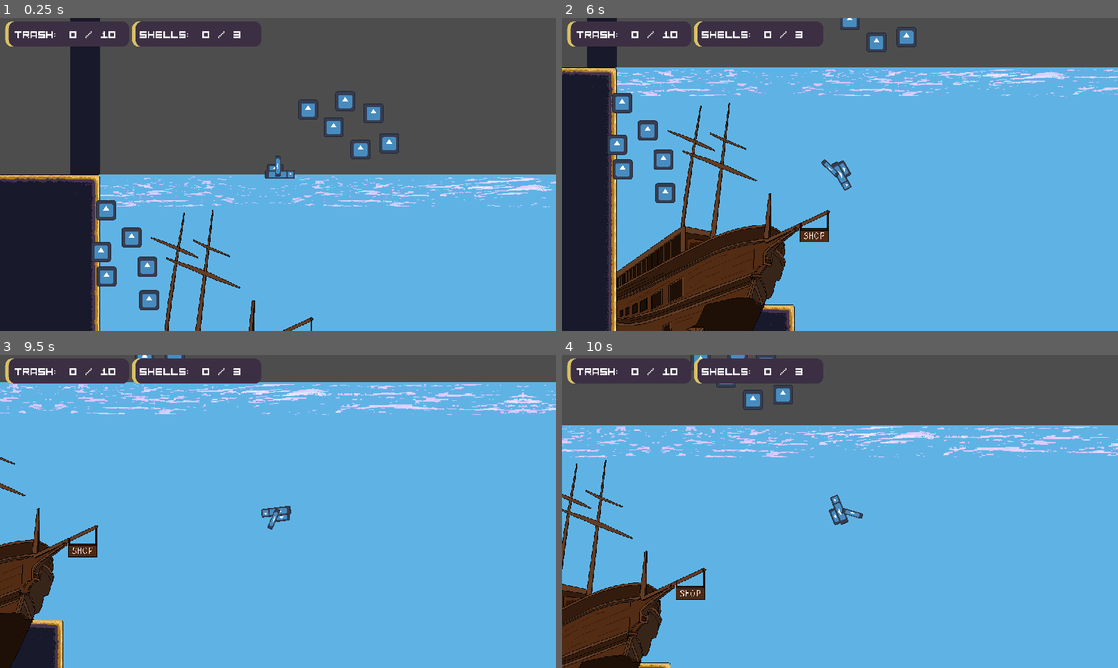
Above: before the commit, frames 1-4 (two rows, left to right).
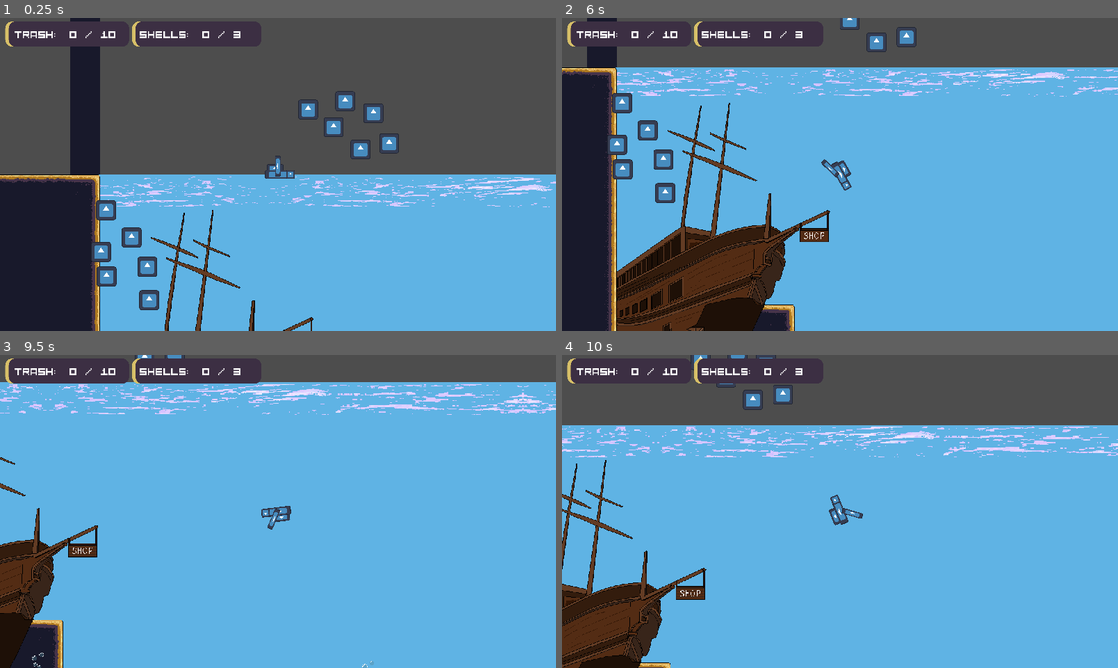
Above: after the commit, the same moments.

Repository: MDSErikaFF/GDV210_GamesForImpact
Game: Godot game, scene res://Scenes/Levels/test_level.tscn
The game is run twice, just before and just after one commit, with the same random seed, the same clock (stepped at 60 frames per second) and the same inputs. The engine's default icon, where the game draws it, is replaced by a stand-in: a white triangle on a blue panel in a dark square.
Inputs (mouse positions are in pixels of both pictures, inside the frame that each line leads up to):
- Up to frame 1 (0.25 s): no input
- Up to frame 2 (6 s): move the mouse to (962, 158) at 0.52 s; hold D (Right) 0.53-1.28 s; tap P (ActivatePollution) every 1.5 s from 0.6 to 5.1 s; move the mouse to (728, 190) at 1.27 s; hold S (Down) 1.28-2.03 s; click (728, 190) at 1.35 s; move the mouse to (895, 105) at 2.02 s; hold D (Right) 2.03-2.78 s; move the mouse to (812, 237) at 2.77 s; hold W (Up) 2.78-3.53 s; click (812, 237) at 2.85 s; move the mouse to (1006, 221) at 3.52 s; hold A (Left) 3.53-5.03 s; move the mouse to (673, 127) at 4.27 s; click (673, 127) at 4.35 s; move the mouse to (867, 174) at 5.02 s; hold S (Down) 5.03-5.78 s; move the mouse to (756, 96) at 5.77 s; hold D (Right) from 5.78 s (still down); click (756, 96) at 5.85 s
- Up to frame 3 (9.5 s): move the mouse to (400, 495) at 6.52 s; release D (Right) at 6.53 s; hold W (Up) 6.53-7.28 s; tap P (ActivatePollution) at 6.6, 8.1 s; move the mouse to (166, 527) at 7.27 s; hold D (Right) 7.28-8.03 s; click (166, 527) at 7.35 s; move the mouse to (333, 442) at 8.02 s; hold S (Down) 8.03-8.78 s; move the mouse to (250, 574) at 8.77 s; hold A (Left) from 8.78 s (still down); click (250, 574) at 8.85 s
- Up to frame 4 (10 s): move the mouse to (1006, 558) at 9.52 s; release A (Left) at 9.53 s; hold W (Up) from 9.53 s (still down); tap P (ActivatePollution) at 9.6 s

Frames 1-2 are identical in both runs. In frame 3, less than 0.1% of the frame differs, in the area x 5-68%, y 95-100%; in frame 4, nothing differs.

Commit message:
Bubbles!!

Diff:
--- a/gdv210_gamesforimpact/Scenes/Levels/test_level.tscn
+++ b/gdv210_gamesforimpact/Scenes/Levels/test_level.tscn
@@ -7,6 +7,106 @@
 [ext_resource type="SpriteFrames" uid="uid://ccn7gh5m8mdf8" path="res://Scripts/level/WaterFrames.tres" id="3_8qvt6"]
 [ext_resource type="PackedScene" uid="uid://u1yc2j4db2v6" path="res://Scenes/Entities/trash.tscn" id="3_alwin"]
 [ext_resource type="TileSet" uid="uid://y70j8mor0218" path="res://Scripts/level/CollisionOnTS.tres" id="4_u6t2i"]
+[ext_resource type="Texture2D" uid="uid://b3unkplg4uavc" path="res://Assets/Level/Bubbles/Bubbles11.png" id="5_ykj4p"]
+[ext_resource type="Texture2D" uid="uid://dd505d4704521" path="res://Assets/Level/Bubbles/Bubbles1.png" id="6_4jbr5"]
+[ext_resource type="Texture2D" uid="uid://jm7ceul4krol" path="res://Assets/Level/Bubbles/Bubbles2.png" id="7_31bwh"]
+[ext_resource type="Texture2D" uid="uid://cccfe1neieh07" path="res://Assets/Level/Bubbles/Bubbles3.png" id="8_snr6r"]
+[ext_resource type="Texture2D" uid="uid://c62dq13pdphfw" path="res://Assets/Level/Bubbles/Bubbles4.png" id="9_7akov"]
+[ext_resource type="Texture2D" uid="uid://bofcse40ihmt7" path="res://Assets/Level/Bubbles/Bubbles5.png" id="10_joa0p"]
+[ext_resource type="Texture2D" uid="uid://b3r5jyfsjqjnu" path="res://Assets/Level/Bubbles/Bubbles6.png" id="11_je14s"]
+[ext_resource type="Texture2D" uid="uid://jwvbdam448a5" path="res://Assets/Level/Bubbles/Bubbles7.png" id="12_bnhs7"]
+[ext_resource type="Texture2D" uid="uid://csleog5xlcj6x" path="res://Assets/Level/Bubbles/Bubbles8.png" id="13_fdjfk"]
+[ext_resource type="Texture2D" uid="uid://d3vo7xjytedta" path="res://Assets/Level/Bubbles/Bubbles9.png" id="14_q3rls"]
+[ext_resource type="Texture2D" uid="uid://crlia7mf1mn65" path="res://Assets/Level/Bubbles/Bubbles10.png" id="15_e7joi"]
+
+[sub_resource type="SpriteFrames" id="SpriteFrames_v5gbr"]
+animations = [{
+"frames": [{
+"duration": 1.0,
+"texture": ExtResource("5_ykj4p")
+}, {
+"duration": 1.0,
+"texture": ExtResource("6_4jbr5")
+}, {
+"duration": 1.0,
+"texture": ExtResource("7_31bwh")
+}, {
+"duration": 1.0,
+"texture": ExtResource("8_snr6r")
+}, {
+"duration": 1.0,
+"texture": ExtResource("9_7akov")
+}, {
+"duration": 1.0,
+"texture": ExtResource("10_joa0p")
+}, {
+"duration": 1.0,
+"texture": ExtResource("11_je14s")
+}, {
+"duration": 1.0,
+"texture": ExtResource("12_bnhs7")
+}, {
+"duration": 1.0,
+"texture": ExtResource("13_fdjfk")
+}, {
+"duration": 1.0,
+"texture": ExtResource("14_q3rls")
+}, {
+"duration": 1.0,
+"texture": ExtResource("15_e7joi")
+}, {
+"duration": 1.0,
+"texture": ExtResource("5_ykj4p")
+}, {
+"duration": 1.0,
+"texture": ExtResource("5_ykj4p")
+}, {
+"duration": 1.0,
+"texture": ExtResource("5_ykj4p")
+}, {
+"duration": 1.0,
+"texture": ExtResource("5_ykj4p")
+}, {
+"duration": 1.0,
+"texture": ExtResource("5_ykj4p")
+}, {
+"duration": 1.0,
+"texture": ExtResource("5_ykj4p")
+}, {
+"duration": 1.0,
+"texture": null
+}, {
+"duration": 1.0,
+"texture": null
+}, {
+"duration": 1.0,
+"texture": null
+}, {
+"duration": 1.0,
+"texture": null
+}, {
+"duration": 1.0,
+"texture": null
+}, {
+"duration": 1.0,
+"texture": null
+}, {
+"duration": 1.0,
+"texture": null
+}, {
+"duration": 1.0,
+"texture": null
+}, {
+"duration": 1.0,
+"texture": null
+}, {
+"duration": 1.0,
+"texture": null
+}],
+"loop": true,
+"name": &"default",
+"speed": 6.0
+}]
 
 [node name="TestLevel" type="Node2D"]
 
@@ -17,31 +117,6 @@
 tile_map_data = PackedByteArray("AAD6/wUAAgAHAAMAAAD6/wYAAgAHAAMAAAD6/wcAAgAHAAMAAAD6/wgAAgAHAAMAAAD7/wEAAgAHAAMAAAD7/w …(79632 unchanged characters)…
 tile_set = ExtResource("1_04crt")
 
-[node name="WavesCont" type="Node2D" parent="Level"]
-position = Vector2(358, 2)
-
-[node name="Waves" type="AnimatedSprite2D" parent="Level/WavesCont"]
-position = Vector2(125, 386)
-sprite_frames = ExtResource("3_8qvt6")
-autoplay = "default"
-
-[node name="Waves3" type="AnimatedSprite2D" parent="Level/WavesCont"]
-position = Vector2(2165, 384)
-sprite_frames = ExtResource("3_8qvt6")
-autoplay = "default"
-
-[node name="Waves2" type="AnimatedSprite2D" parent="Level/WavesCont"]
-position = Vector2(1144, 386)
-sprite_frames = ExtResource("3_8qvt6")
-autoplay = "default"
-flip_h = true
-
-[node name="Waves4" type="AnimatedSprite2D" parent="Level/WavesCont"]
-position = Vector2(-905, 386)
-sprite_frames = ExtResource("3_8qvt6")
-autoplay = "default"
-flip_h = true
-
 [node name="Level-DecorationsLayer" type="TileMapLayer" parent="Level"]
 tile_map_data = PackedByteArray("AAD6/wcAAAAJAAAAAAD6/wgAAAAJAAEAAAD6/wkAAAAJAAIAAAD7/wcAAAAKAAAAAAD7/wgAAAAKAAEAAAD7/w …(208 unchanged characters)…
 tile_set = ExtResource("1_04crt")
@@ -50,10 +125,65 @@
 tile_map_data = PackedByteArray("AAD6/wYAAQAAAAcAAAD6/wcAAQAAAAgAAAD6/wgAAQAAAAkAAAD7/wUAAQABAAYAAAD7/wYAAQABAAcAAAD7/w …(608 unchanged characters)…
 tile_set = ExtResource("1_04crt")
 
+[node name="WavesCont" type="Node2D" parent="Level"]
+position = Vector2(358, 2)
+
+[node name="Waves" type="AnimatedSprite2D" parent="Level/WavesCont"]
+position = Vector2(125, 386)
+sprite_frames = ExtResource("3_8qvt6")
+autoplay = "default"
+
+[node name="Waves3" type="AnimatedSprite2D" parent="Level/WavesCont"]
+position = Vector2(2165, 384)
+sprite_frames = ExtResource("3_8qvt6")
+autoplay = "default"
+
+[node name="Waves2" type="AnimatedSprite2D" parent="Level/WavesCont"]
+position = Vector2(1144, 386)
+sprite_frames = ExtResource("3_8qvt6")
+autoplay = "default"
+flip_h = true
+
+[node name="Waves4" type="AnimatedSprite2D" parent="Level/WavesCont"]
+position = Vector2(-905, 386)
+sprite_frames = ExtResource("3_8qvt6")
+autoplay = "default"
+flip_h = true
+
 [node name="Level-Collision" type="TileMapLayer" parent="Level"]
 tile_map_data = PackedByteArray("AADz/wAAAAAKAAAAAAD0/wAAAAAKAAAAAAD1/wAAAAAKAAAAAAD2/wAAAAAKAAAAAAD3/wAAAAAKAAAAAAD4/w …(27952 unchanged characters)…
 tile_set = ExtResource("4_u6t2i")
 
+[node name="BubblesCont" type="Node2D" parent="Level"]
+
+[node name="Bubbles" type="AnimatedSprite2D" parent="Level/BubblesCont"]
+position = Vector2(-52, 566)
+scale = Vector2(0.5, 0.5)
+sprite_frames = SubResource("SpriteFrames_v5gbr")
+autoplay = "default"
+frame_progress = 0.122192
+
+[node name="Bubbles2" type="AnimatedSprite2D" parent="Level/BubblesCont"]
+position = Vector2(661, 584)
+scale = Vector2(0.5, 0.5)
+sprite_frames = SubResource("SpriteFrames_v5gbr")
+autoplay = "default"
+frame_progress = 0.880367
+
+[node name="Bubbles3" type="AnimatedSprite2D" parent="Level/BubblesCont"]
+position = Vector2(1422, 582)
+scale = Vector2(0.5, 0.5)
+sprite_frames = SubResource("SpriteFrames_v5gbr")
+autoplay = "default"
+frame_progress = 0.880367
+
+[node name="Bubbles4" type="AnimatedSprite2D" parent="Level/BubblesCont"]
+position = Vector2(2075, 355)
+scale = Vector2(0.5, 0.5)
+sprite_frames = SubResource("SpriteFrames_v5gbr")
+autoplay = "default"
+frame_progress = 0.880367
+
 [node name="Player" parent="." instance=ExtResource("1_61kh1")]
 
 [node name="Trash Objects" type="Node2D" parent="."]
Binary file added: gdv210_gamesforimpact/Assets/Level/Bubbles/Bubbles1.png
Not shown, added: gdv210_gamesforimpact/Assets/Level/Bubbles/Bubbles1.png.import
Binary file added: gdv210_gamesforimpact/Assets/Level/Bubbles/Bubbles10.png
Not shown, added: gdv210_gamesforimpact/Assets/Level/Bubbles/Bubbles10.png.import
Binary file added: gdv210_gamesforimpact/Assets/Level/Bubbles/Bubbles11.png
Not shown, added: gdv210_gamesforimpact/Assets/Level/Bubbles/Bubbles11.png.import
Binary file added: gdv210_gamesforimpact/Assets/Level/Bubbles/Bubbles2.png
Not shown, added: gdv210_gamesforimpact/Assets/Level/Bubbles/Bubbles2.png.import
Binary file added: gdv210_gamesforimpact/Assets/Level/Bubbles/Bubbles3.png
Not shown, added: gdv210_gamesforimpact/Assets/Level/Bubbles/Bubbles3.png.import
Binary file added: gdv210_gamesforimpact/Assets/Level/Bubbles/Bubbles4.png
Not shown, added: gdv210_gamesforimpact/Assets/Level/Bubbles/Bubbles4.png.import
(and 11 more such lines)
